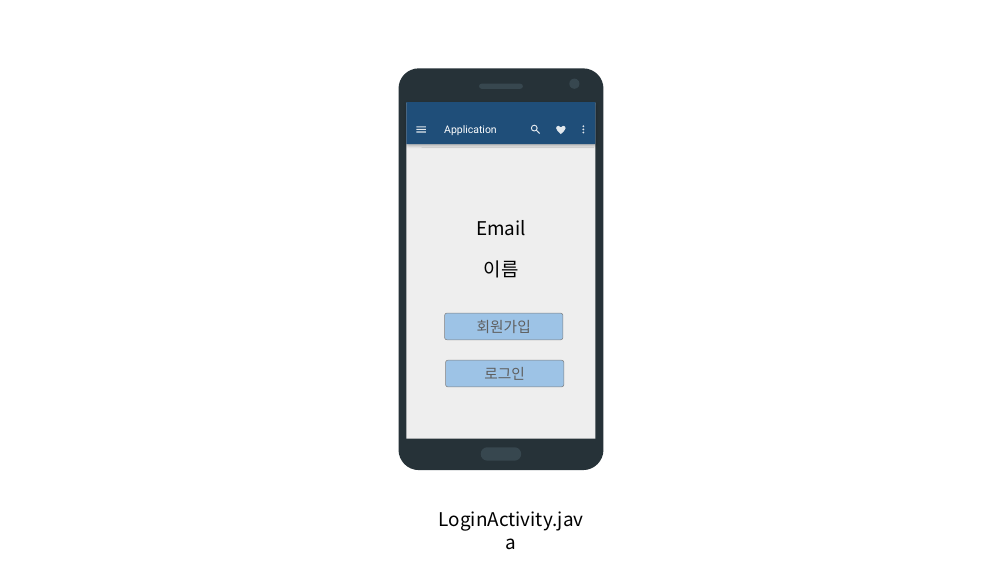
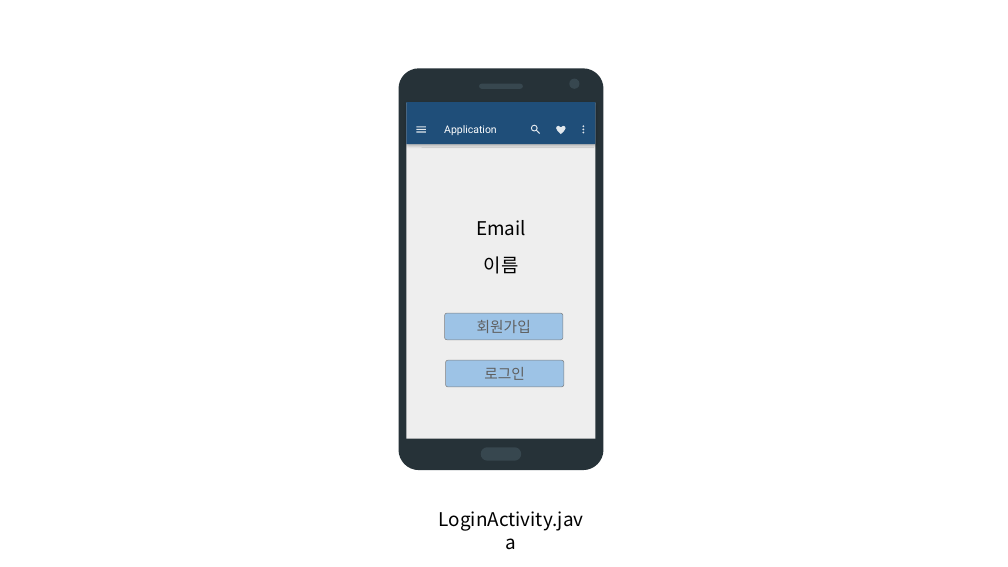
Before and after one commit to quki/PREZENTAINER, a slide deck: slide 2 of 스토리보드.pptx. Drawn at 1008x567 pixels with LibreOffice and Linux fonts; fonts in the diff are those of the drawing. Boxes give left, top, right and bottom in pixels: in the first picture for what was removed or moved away, otherwise in the second. Text is boxed around its words. In the diff, an @@ line names an element or a change of style, - is before the commit and + after.

Commit message:
[TEST]

```diff
--- a/스토리보드.pptx
+++ b/스토리보드.pptx
@@ text "이름": place and size @@
-text "이름" at [484, 260, 519, 278]
+text "이름" at [484, 256, 519, 274]
```
